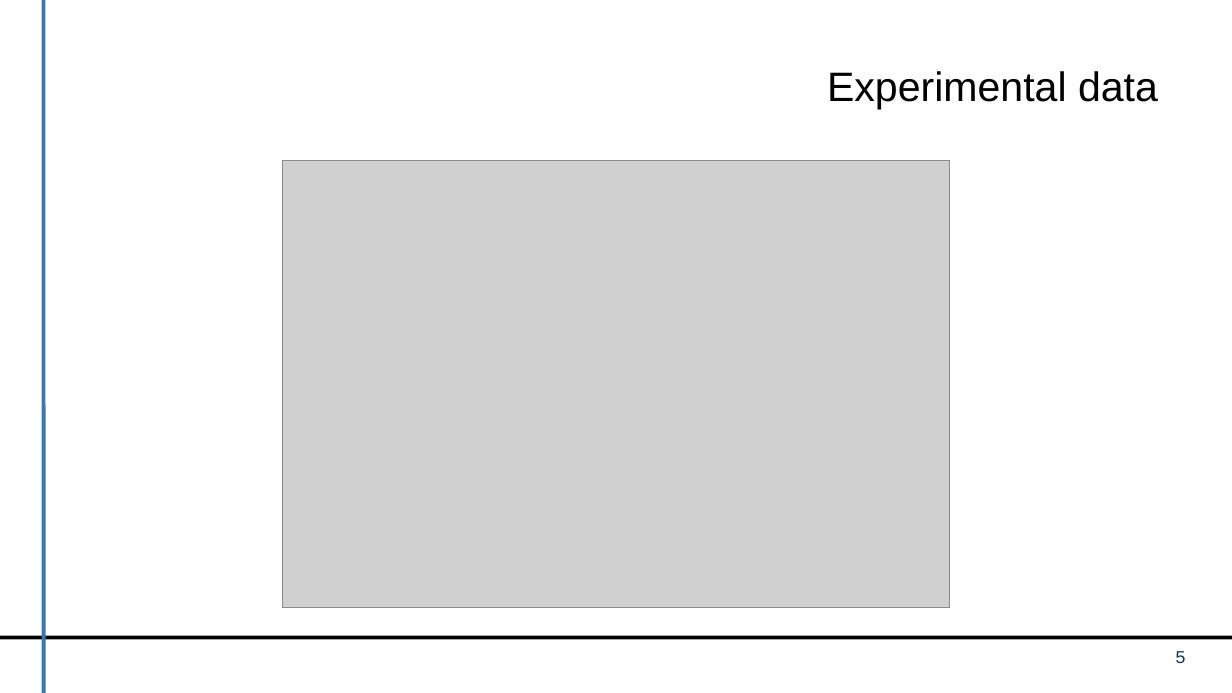
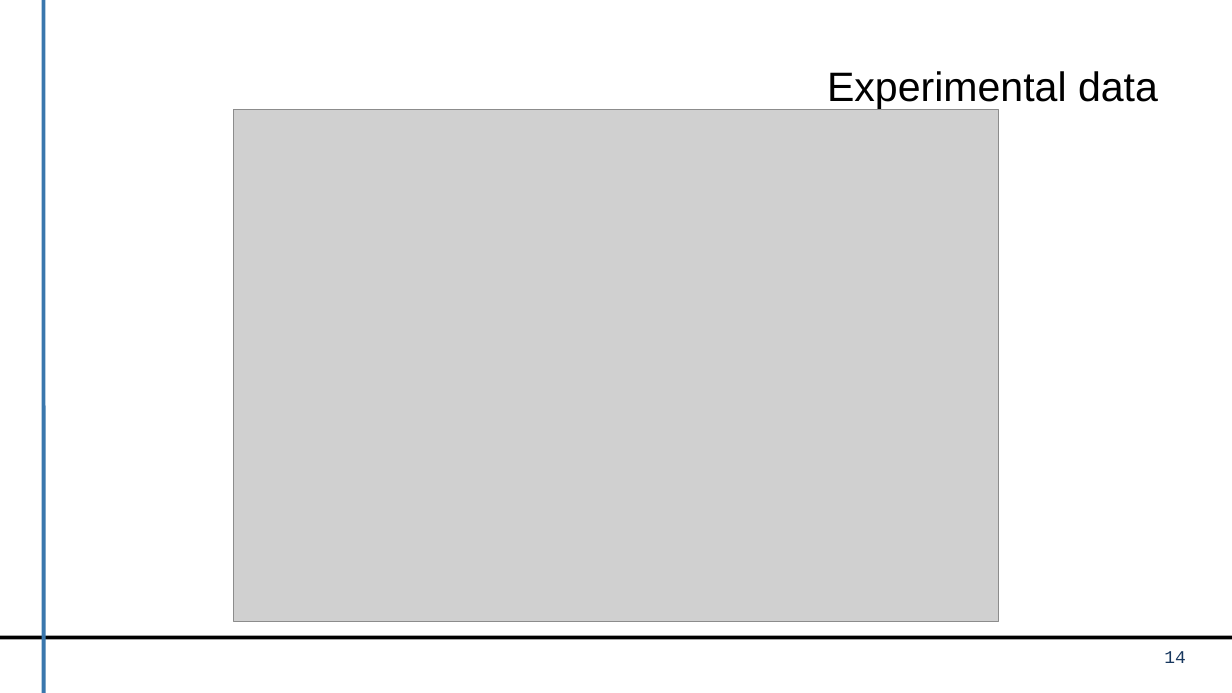
Before and after one commit to dirk-ostwald/Optimal-dual-task-performance, a slide deck: slide 14 of presentation/TP3-Kick-Off-Presentation.pptx (slide 5 before the commit). Drawn at 1232x693 pixels with LibreOffice and Linux fonts; fonts in the diff are those of the drawing; grey boxes stand for pictures; background and template pictures are left out. Boxes give left, top, right and bottom in pixels: in the first picture for what was removed or moved away, otherwise in the second. Text is boxed around its words. In the diff, an @@ line names an element or a change of style, - is before the commit and + after.

```diff
--- a/presentation/TP3-Kick-Off-Presentation.pptx
+++ b/presentation/TP3-Kick-Off-Presentation.pptx
@@ picture resized from (x1=282, y1=160, x2=949, y2=607) to (x1=234, y1=110, x2=999, y2=622) @@
@@ page number at (x1=1164, y1=651, x2=1185, y2=663): text changed @@
-5
+14
```
Also in this commit, not shown: 3 other slides changed, 46 slides added, 4 other files.
